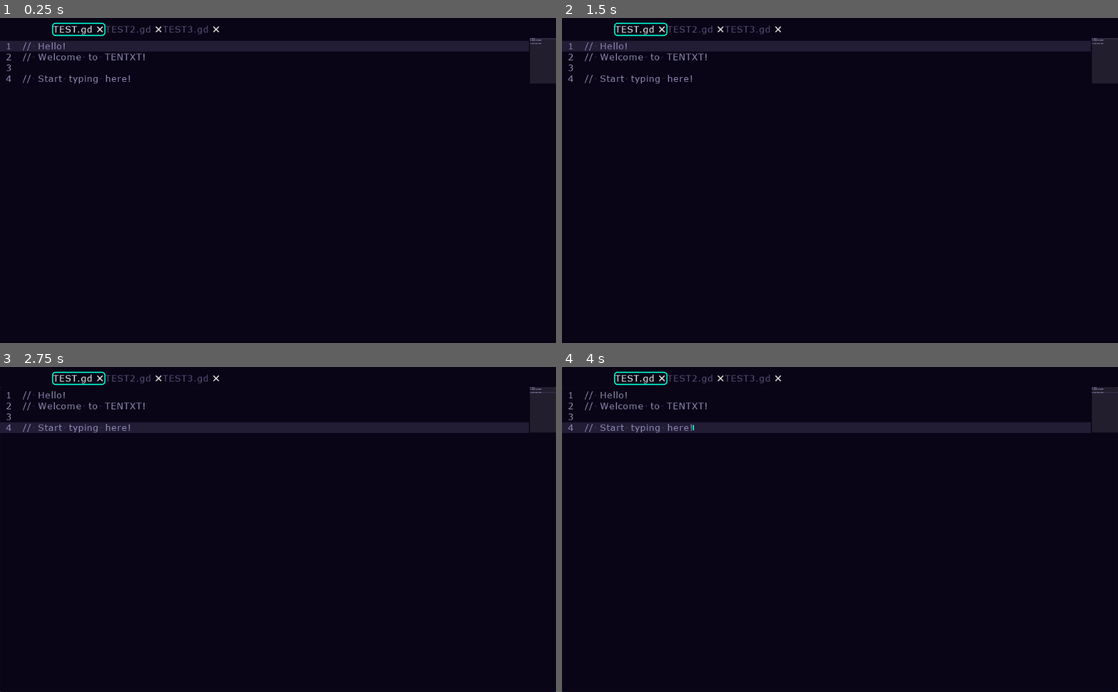
Above: before the commit, frames 1-4 (two rows, left to right).
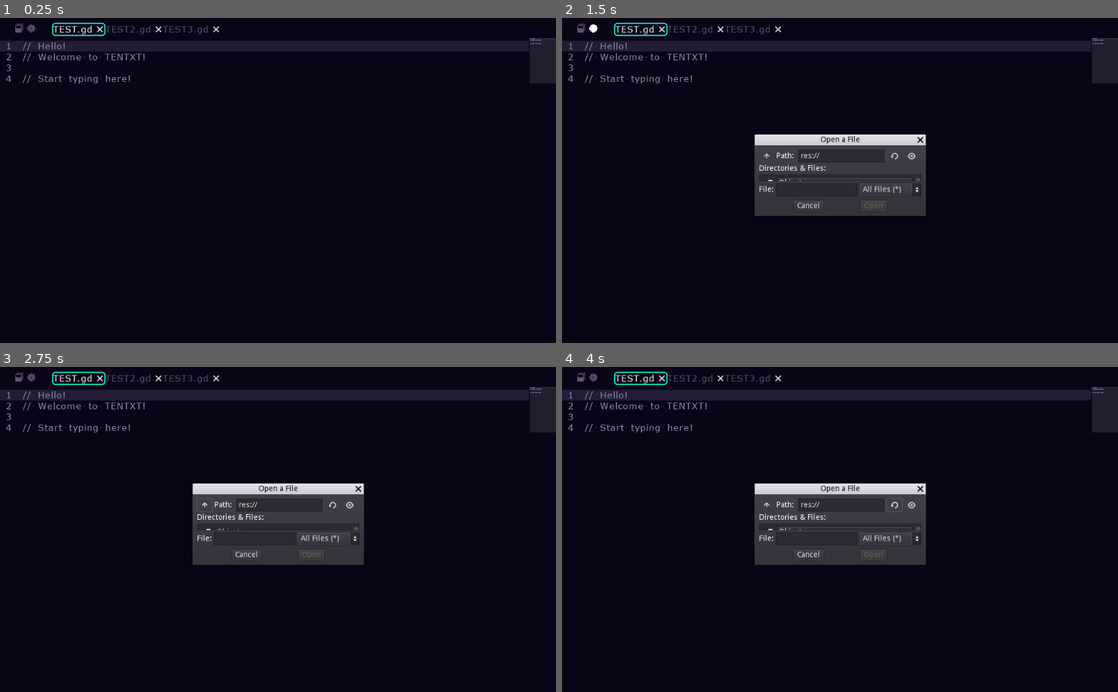
Above: after the commit, the same moments.

Repository: Tenseven-107/TENTXT_text_editor
Game: Godot game, scene res://Objects/Scenes/Main.tscn
Two runs of this game, one before a commit and one after it. Both use one fixed random seed, a clock stepped at 60 frames per second and the inputs below.
Inputs (mouse positions are in pixels of both pictures, inside the frame that each line leads up to):
- Up to frame 1 (0.25 s): no input
- Up to frame 2 (1.5 s): click (578, 31) at 0.52 s; click (595, 31) at 1.27 s
- Up to frame 3 (2.75 s): click (205, 503) at 2.02 s
- Up to frame 4 (4 s): click (767, 503) at 2.77 s; click (895, 503) at 3.52 s

The runs differ from the first frame. In frame 1, less than 0.1% of the frame differs, in the area x 2-7%, y 1-5%; in frame 2, 7.8%; in frame 3, 14%, in the area x 0-100%, y 1-100%; in frame 4, 14%.

Commit message:
Added simple file loading

Diff:
--- a/Objects/Scenes/Main.tscn
+++ b/Objects/Scenes/Main.tscn
@@ -1,8 +1,15 @@
-[gd_scene load_steps=4 format=2]
+[gd_scene load_steps=11 format=2]
 
 [ext_resource path="res://Resources/Themes/default_theme.tres" type="Theme" id=1]
-[ext_resource path="res://Scripts/Files/FileTabs.gd" type="Script" id=2]
+[ext_resource path="res://Scripts/Files/EditorBar.gd" type="Script" id=2]
 [ext_resource path="res://Objects/Main/TextEditor.tscn" type="PackedScene" id=3]
+[ext_resource path="res://Resources/Icons/Options_simple.png" type="Texture" id=4]
+[ext_resource path="res://Resources/Icons/File_open_simple.png" type="Texture" id=5]
+[ext_resource path="res://Resources/Icons/File_open_Hover.png" type="Texture" id=6]
+[ext_resource path="res://Resources/Icons/Options_Hover.png" type="Texture" id=7]
+[ext_resource path="res://Resources/Icons/File_open_Press.png" type="Texture" id=8]
+[ext_resource path="res://Resources/Icons/Options_Press.png" type="Texture" id=9]
+[ext_resource path="res://Scripts/Files/ProjectFileDialog.gd" type="Script" id=10]
 
 [node name="Main" type="Node"]
 
@@ -44,9 +51,13 @@
 margin_right = 1024.0
 margin_bottom = 33.0
 rect_min_size = Vector2( 0, 24 )
+size_flags_horizontal = 3
 size_flags_vertical = 3
 size_flags_stretch_ratio = 0.03
+theme = ExtResource( 1 )
 script = ExtResource( 2 )
+file_dialog_path = NodePath("../../FileDialog")
+text_editor_path = NodePath("../Editor/TextEditor")
 
 [node name="BackPanel" type="Panel" parent="Control/EditorFront/FileTabs"]
 anchor_right = 1.0
@@ -60,11 +71,50 @@
 size_flags_horizontal = 3
 size_flags_vertical = 3
 
-[node name="Control" type="Control" parent="Control/EditorFront/FileTabs/HBoxContainer"]
+[node name="Options" type="Control" parent="Control/EditorFront/FileTabs/HBoxContainer"]
 margin_right = 92.0
 margin_bottom = 24.0
 size_flags_horizontal = 3
 size_flags_stretch_ratio = 0.1
+
+[node name="HBoxContainer" type="HBoxContainer" parent="Control/EditorFront/FileTabs/HBoxContainer/Options"]
+anchor_right = 1.0
+anchor_bottom = 1.0
+
+[node name="Margin" type="Control" parent="Control/EditorFront/FileTabs/HBoxContainer/Options/HBoxContainer"]
+margin_right = 20.0
+margin_bottom = 24.0
+size_flags_horizontal = 3
+size_flags_vertical = 3
+
+[node name="OpenFile" type="TextureButton" parent="Control/EditorFront/FileTabs/HBoxContainer/Options/HBoxContainer"]
+margin_left = 24.0
+margin_right = 44.0
+margin_bottom = 24.0
+size_flags_horizontal = 3
+texture_normal = ExtResource( 5 )
+texture_pressed = ExtResource( 8 )
+texture_hover = ExtResource( 6 )
+expand = true
+stretch_mode = 4
+
+[node name="Options" type="TextureButton" parent="Control/EditorFront/FileTabs/HBoxContainer/Options/HBoxContainer"]
+margin_left = 48.0
+margin_right = 68.0
+margin_bottom = 24.0
+size_flags_horizontal = 3
+texture_normal = ExtResource( 4 )
+texture_pressed = ExtResource( 9 )
+texture_hover = ExtResource( 7 )
+expand = true
+stretch_mode = 4
+
+[node name="Margin2" type="Control" parent="Control/EditorFront/FileTabs/HBoxContainer/Options/HBoxContainer"]
+margin_left = 72.0
+margin_right = 92.0
+margin_bottom = 24.0
+size_flags_horizontal = 3
+size_flags_vertical = 3
 
 [node name="Tabs" type="Tabs" parent="Control/EditorFront/FileTabs/HBoxContainer"]
 margin_left = 96.0
@@ -83,3 +133,18 @@
 size_flags_vertical = 3
 
 [node name="TextEditor" parent="Control/EditorFront/Editor" instance=ExtResource( 3 )]
+
+[node name="FileDialog" type="FileDialog" parent="Control"]
+anchor_left = 0.5
+anchor_top = 0.5
+anchor_right = 0.5
+anchor_bottom = 0.5
+margin_left = -157.5
+margin_top = -65.0
+margin_right = 157.5
+margin_bottom = 65.0
+popup_exclusive = true
+window_title = "Open a file"
+resizable = true
+mode = 0
+script = ExtResource( 10 )
--- a/Resources/Themes/default_theme.tres
+++ b/Resources/Themes/default_theme.tres
@@ -105,7 +105,7 @@
 Tabs/styles/tab_bg = SubResource( 15 )
 Tabs/styles/tab_disabled = SubResource( 16 )
 Tabs/styles/tab_fg = SubResource( 11 )
-TextEdit/colors/bookmark_color = Color( 0.470588, 0.843137, 1, 1 )
+TextEdit/colors/bookmark_color = Color( 0, 1, 0.843137, 1 )
 TextEdit/colors/brace_mismatch_color = Color( 0.839216, 0.101961, 0.533333, 1 )
 TextEdit/colors/breakpoint_color = Color( 0.831373, 0.117647, 0.235294, 1 )
 TextEdit/colors/caret_background_color = Color( 0, 0, 0, 1 )
--- a/Scripts/Editing/TextEditor.gd
+++ b/Scripts/Editing/TextEditor.gd
@@ -32,3 +32,14 @@
 	# NOTE: Update these depending on filetype later to avoid prefixes having the wrong color in other languages
 	add_color_region("//", "", get_color("comment_color", theme_type_variation),true)
 	add_color_region("#", "", get_color("comment_color", theme_type_variation), true)
+
+
+
+# Openning a file
+func load_file(path: String):
+	var file: File = File.new()
+	file.open(path, File.READ)
+
+	text = file.get_as_text()
+
+	file.close()
--- /dev/null
+++ b/Scripts/Files/EditorBar.gd
@@ -0,0 +1,50 @@
+extends Control
+class_name EditorBar
+
+
+# Objects
+onready var file_button: TextureButton = $HBoxContainer/Options/HBoxContainer/OpenFile
+onready var options_button: TextureButton = $HBoxContainer/Options/HBoxContainer/Options
+
+export (NodePath) var file_dialog_path: NodePath
+onready var file_dialog: FileDialog = get_node(file_dialog_path)
+
+export (NodePath) var text_editor_path: NodePath
+onready var text_editor: TextEditor = get_node(text_editor_path)
+
+onready var tabs: Tabs = $HBoxContainer/Tabs
+
+
+
+# Set up
+func _ready():
+	tabs.add_tab("TEST.gd")
+	tabs.add_tab("TEST2.gd")
+	tabs.add_tab("TEST3.gd")
+
+	# Set up signals
+	file_button.connect("pressed", self, "open_file_dialog")
+
+	file_dialog.connect("file_selected", self, "load_file")
+
+	tabs.connect("tab_close", self, "close_tab")
+
+
+
+# Open file dialog for user to select a file to open\
+func open_file_dialog():
+	file_dialog.show()
+	file_dialog.invalidate()
+
+
+# -- Open the file
+func load_file(path: String):
+	text_editor.load_file(path)
+
+
+
+# Close tabs
+func close_tab(tab_idx: int):
+	# TODO: Add a saving popup asking if you want to save this file
+
+	tabs.remove_tab(tab_idx)
--- a/Scripts/Files/FileTabs.gd
+++ /dev/null
@@ -1,12 +0,0 @@
-extends Control
-
-
-# Objects
-onready var tabs: Tabs = $HBoxContainer/Tabs
-
-
-
-func _ready():
-	tabs.add_tab("TEST.gd")
-	tabs.add_tab("TEST2.gd")
-	tabs.add_tab("TEST3.gd")
--- /dev/null
+++ b/Scripts/Files/ProjectFileDialog.gd
@@ -0,0 +1,4 @@
+extends FileDialog
+
+
+# TODO: Make this filedialog for both saving and loading scripts
--- a/project.godot
+++ b/project.godot
@@ -9,12 +9,18 @@
 config_version=4
 
 _global_script_classes=[ {
+"base": "Control",
+"class": "EditorBar",
+"language": "GDScript",
+"path": "res://Scripts/Files/EditorBar.gd"
+}, {
 "base": "TextEdit",
 "class": "TextEditor",
 "language": "GDScript",
 "path": "res://Scripts/Editing/TextEditor.gd"
 } ]
 _global_script_class_icons={
+"EditorBar": "",
 "TextEditor": ""
 }
 
Binary file added: Resources/Icons/Colorful/File_open.png
Not shown, added: Resources/Icons/Colorful/File_open.png.import
Binary file added: Resources/Icons/Colorful/Options.png
Not shown, added: Resources/Icons/Colorful/Options.png.import
Binary file added: Resources/Icons/File_open_Hover.png
Not shown, added: Resources/Icons/File_open_Hover.png.import
Binary file added: Resources/Icons/File_open_Press.png
Not shown, added: Resources/Icons/File_open_Press.png.import
Binary file added: Resources/Icons/File_open_simple.png
Not shown, added: Resources/Icons/File_open_simple.png.import
Binary file added: Resources/Icons/Options_Hover.png
Not shown, added: Resources/Icons/Options_Hover.png.import
(and 6 more such lines)
